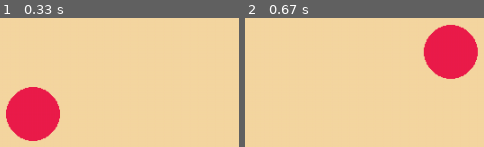
Above: before the commit, frames 1-2 (left to right).
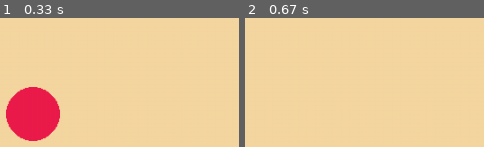
Above: after the commit, the same moments.

Repository: Sirnyk/pygame
Game: pygame game, started from клик.py
Two runs of this game, one before a commit and one after it. Both use one fixed random seed, a clock stepped at 60 frames per second and the inputs below.
Inputs (mouse positions are in pixels of both pictures, inside the frame that each line leads up to):
- Up to frame 1 (0.33 s): no input
- Up to frame 2 (0.67 s): click (278, 113) at 0.38 s

Frame 1 is identical in both runs. In frame 2, 7.5% of the frame differs, in the area x 74-98%, y 5-48%.

Commit message:
Update клик.py

Diff:
--- a/клик.py
+++ b/клик.py
@@ -19,6 +19,8 @@
         if event.button == 1:
             for i in range(1, random.randint(1, width)):
                 current_pos[0] = i
+            num = random.randint(1, width)
+            current_pos[0] = (1 + num) / 2 * num
             for a in range(1, random.randint(1, height)):
                 current_pos[1] = a
 
